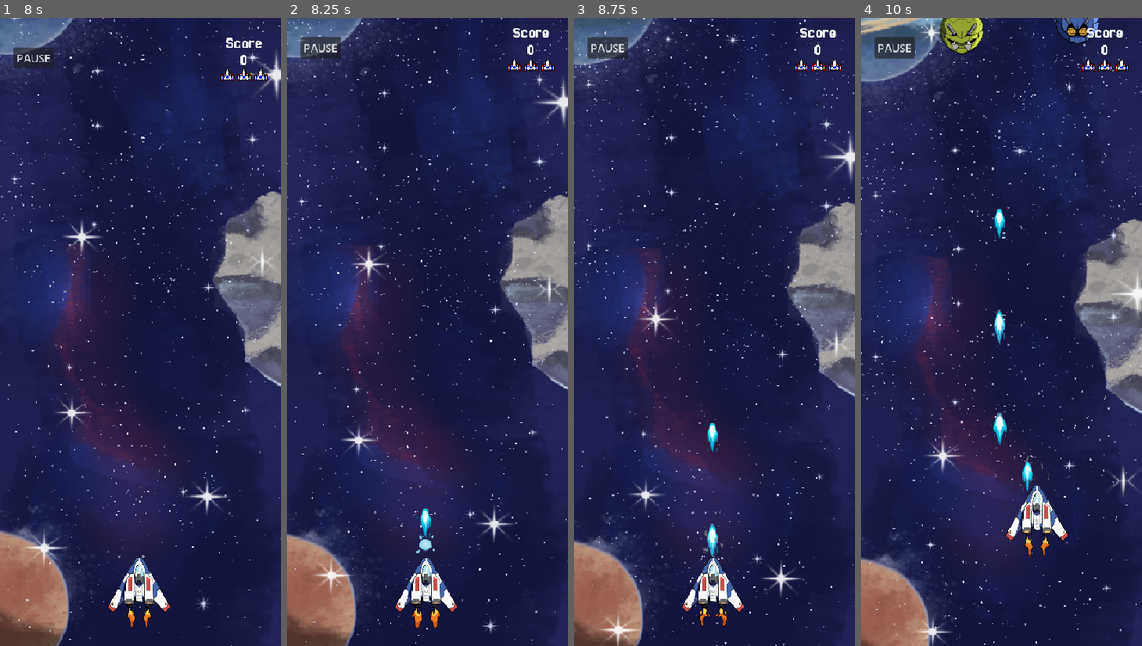
Above: before the commit, frames 1-4 (left to right).
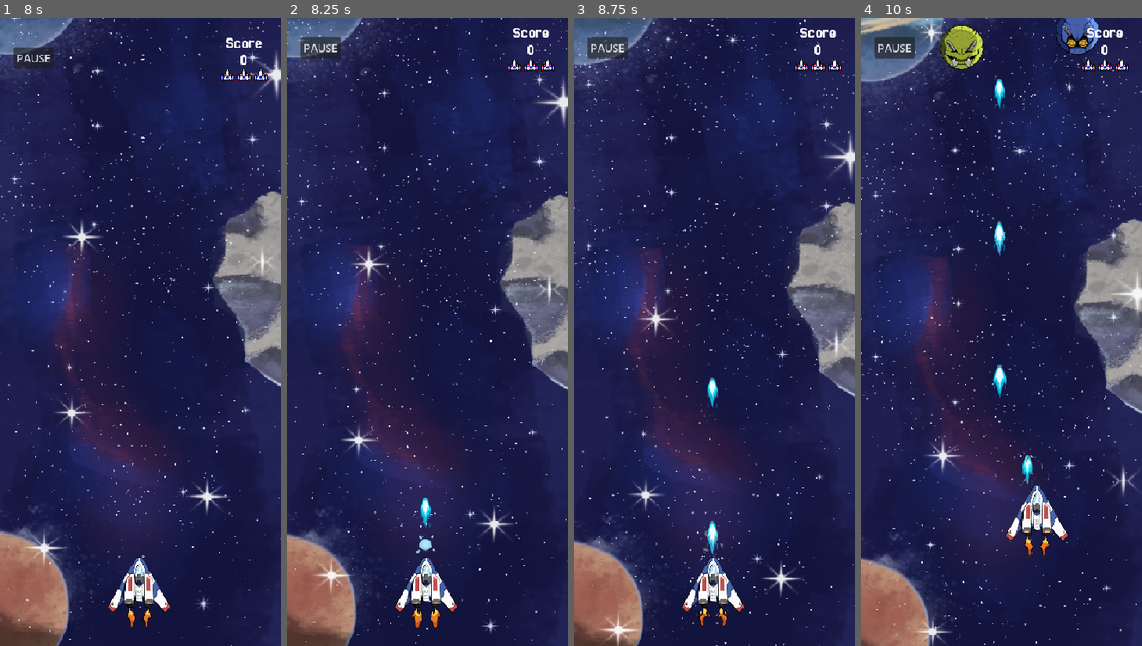
Above: after the commit, the same moments.

Repository: Juawo/space-shooter
Game: Godot game, scene res://scenes/ui/boot_scene/boot_scene.tscn
The game is run twice, just before and just after one commit, with the same random seed, the same clock (stepped at 60 frames per second) and the same inputs. The engine's default icon, where the game draws it, is replaced by a stand-in: a white triangle on a blue panel in a dark square.
Inputs (mouse positions are in pixels of both pictures, inside the frame that each line leads up to):
- Up to frame 1 (8 s): tap Enter every 0.75 s from 0.5 to 4.25 s; hold Right (ui_right) 0.53-1.28 s; click (140, 332) at 0.67 s; move the mouse to (84, 363) at 1.27 s; hold Down (ui_down) 1.28-2.03 s; move the mouse to (168, 193) at 2.02 s; hold Right (ui_right) 2.03-2.78 s; move the mouse to (126, 457) at 2.77 s; hold Up (ui_up) 2.78-3.53 s; click (126, 457) at 2.92 s; move the mouse to (224, 426) at 3.52 s; hold Left (ui_left) 3.53-5.03 s; move the mouse to (56, 237) at 4.27 s; move the mouse to (154, 332) at 5.02 s; hold Down (ui_down) 5.03-5.78 s; click (154, 332) at 5.17 s; move the mouse to (98, 175) at 5.77 s; hold Right (ui_right) 5.78-6.53 s; move the mouse to (202, 300) at 6.52 s; hold Up (ui_up) 6.53-7.28 s; move the mouse to (84, 363) at 7.27 s; hold Right (ui_right) from 7.28 s (still down); click (84, 363) at 7.42 s
- Up to frame 2 (8.25 s): move the mouse to (455, 193) at 8.02 s; release Right (ui_right) at 8.03 s; hold Down (ui_down) from 8.03 s (still down)
- Up to frame 3 (8.75 s): keep holding Down (ui_down)
- Up to frame 4 (10 s): move the mouse to (987, 457) at 8.77 s; release Down (ui_down) at 8.78 s; hold Left (ui_left) 8.78-9.53 s; move the mouse to (1085, 426) at 9.52 s; hold Up (ui_up) from 9.53 s (still down); click (1085, 426) at 9.67 s

Frame 1 is identical in both runs. In frame 2, 0.2% of the frame differs, in the area x 47-52%, y 76-83%; in frame 3, 0.4%; in frame 4, 2.5%, in the area x 27-85%, y 0-76%.

Commit message:
coreloop update

Diff:
--- a/scenes/game/enemies/enemie_base.tscn
+++ b/scenes/game/enemies/enemie_base.tscn
@@ -10,7 +10,7 @@
 _data = [Vector2(0.08139536, 0.49438208), 0.0, 6.6260004, 0, 0, Vector2(0.9186047, 0.42696637), -2.283964, 0.0, 0, 0]
 point_count = 2
 
-[node name="EnemieBase" type="Area2D" groups=["Enemies"]]
+[node name="EnemieBase" type="Area2D" unique_id=2084624920 groups=["Enemies"]]
 process_mode = 1
 z_index = 2
 scale = Vector2(5, 5)
@@ -18,14 +18,14 @@
 collision_mask = 5
 script = ExtResource("1_d3nni")
 
-[node name="Sprite2D" type="Sprite2D" parent="."]
+[node name="Sprite2D" type="Sprite2D" parent="." unique_id=579812736]
 scale = Vector2(0.119140625, 0.119140625)
 texture = ExtResource("2_jp0n8")
 
-[node name="CollisionShape2D" type="CollisionShape2D" parent="."]
+[node name="CollisionShape2D" type="CollisionShape2D" parent="." unique_id=575006522]
 shape = SubResource("RectangleShape2D_d3nni")
 
-[node name="ParticleDie" type="CPUParticles2D" parent="."]
+[node name="ParticleDie" type="CPUParticles2D" parent="." unique_id=925633762]
 scale = Vector2(1.44, 1.44)
 emitting = false
 amount = 15
@@ -49,13 +49,13 @@
 scale_amount_max = 12.0
 scale_amount_curve = SubResource("Curve_d3nni")
 
-[node name="ShootTimer" type="Timer" parent="."]
+[node name="ShootTimer" type="Timer" parent="." unique_id=1934387153]
 
-[node name="VisibleOnScreenNotifier2D" type="VisibleOnScreenNotifier2D" parent="."]
+[node name="VisibleOnScreenNotifier2D" type="VisibleOnScreenNotifier2D" parent="." unique_id=1919815375]
 position = Vector2(3, 2)
 rect = Rect2(-10, -9, 14, 14)
 
-[node name="MoveTimer" type="Timer" parent="."]
+[node name="MoveTimer" type="Timer" parent="." unique_id=761596230]
 wait_time = 1.5
 autostart = true
 
--- a/scenes/game/enemies/enemy_bullet.tscn
+++ b/scenes/game/enemies/enemy_bullet.tscn
@@ -6,19 +6,20 @@
 [sub_resource type="RectangleShape2D" id="RectangleShape2D_hjbe7"]
 size = Vector2(14.5, 30)
 
-[node name="EnemyBullet" type="Area2D" groups=["EnemiesProjectiles"]]
+[node name="EnemyBullet" type="Area2D" unique_id=1698314354 groups=["EnemiesProjectiles"]]
 process_mode = 1
 collision_layer = 8
 script = ExtResource("1_o5il8")
+BULLET_SPEED = 380
 
-[node name="CollisionShape2D" type="CollisionShape2D" parent="."]
+[node name="CollisionShape2D" type="CollisionShape2D" parent="." unique_id=168529935]
 shape = SubResource("RectangleShape2D_hjbe7")
 one_way_collision_margin = 2.0
 
-[node name="VisibleOnScreenNotifier2D" type="VisibleOnScreenNotifier2D" parent="."]
+[node name="VisibleOnScreenNotifier2D" type="VisibleOnScreenNotifier2D" parent="." unique_id=363498137]
 rect = Rect2(-7, -15, 14, 30)
 
-[node name="Sprite2D" type="Sprite2D" parent="."]
+[node name="Sprite2D" type="Sprite2D" parent="." unique_id=587044542]
 modulate = Color(1, 0, 0, 1)
 position = Vector2(6.2584877e-07, -4.7683716e-07)
 scale = Vector2(0.10937501, 0.234375)
--- a/scenes/game/player/player_bullet.tscn
+++ b/scenes/game/player/player_bullet.tscn
@@ -39,26 +39,27 @@
 "speed": 20.0
 }]
 
-[node name="PlayerBullet" type="Area2D" groups=["PlayerProjectiles"]]
+[node name="PlayerBullet" type="Area2D" unique_id=1844525873 groups=["PlayerProjectiles"]]
 process_mode = 1
 z_index = 1
 collision_layer = 4
 collision_mask = 2
 script = ExtResource("1_4vgx3")
+bullet_speed = 350
 
-[node name="CollisionShape2D" type="CollisionShape2D" parent="."]
+[node name="CollisionShape2D" type="CollisionShape2D" parent="." unique_id=2031844793]
 position = Vector2(0, -4)
 shape = SubResource("RectangleShape2D_pv8yu")
 
-[node name="VisibleOnScreenNotifier2D" type="VisibleOnScreenNotifier2D" parent="."]
+[node name="VisibleOnScreenNotifier2D" type="VisibleOnScreenNotifier2D" parent="." unique_id=1302793715]
 rect = Rect2(-8, -13, 16, 26)
 
-[node name="Sprite2D" type="Sprite2D" parent="."]
+[node name="Sprite2D" type="Sprite2D" parent="." unique_id=872732552]
 visible = false
 scale = Vector2(5.1, 5.1)
 texture = ExtResource("2_n1or0")
 
-[node name="AnimatedSprite2D" type="AnimatedSprite2D" parent="."]
+[node name="AnimatedSprite2D" type="AnimatedSprite2D" parent="." unique_id=1066138512]
 position = Vector2(-2, 22)
 scale = Vector2(0.8, 0.8)
 sprite_frames = SubResource("SpriteFrames_gspiv")
--- a/scripts/game/enemies/enemie_base.gd
+++ b/scripts/game/enemies/enemie_base.gd
@@ -8,7 +8,7 @@
 @export_range(1, 4) var enemy_level := 1 # Nível de dificuldade (1 a 4)
 
 @export var life := 1
-@export var SPEED := 90
+@export var SPEED := 140
 @export var score_value := 10
 @export var can_shoot := false
 @export var base_color := Color.CHARTREUSE
Not shown: 1 places in scenes/game/enemies/enemie_base.tscn that only renumber resources
Not shown: 1 places in scenes/game/enemies/enemy_bullet.tscn that only renumber resources
Not shown: 1 places in scenes/game/player/player_bullet.tscn that only renumber resources
